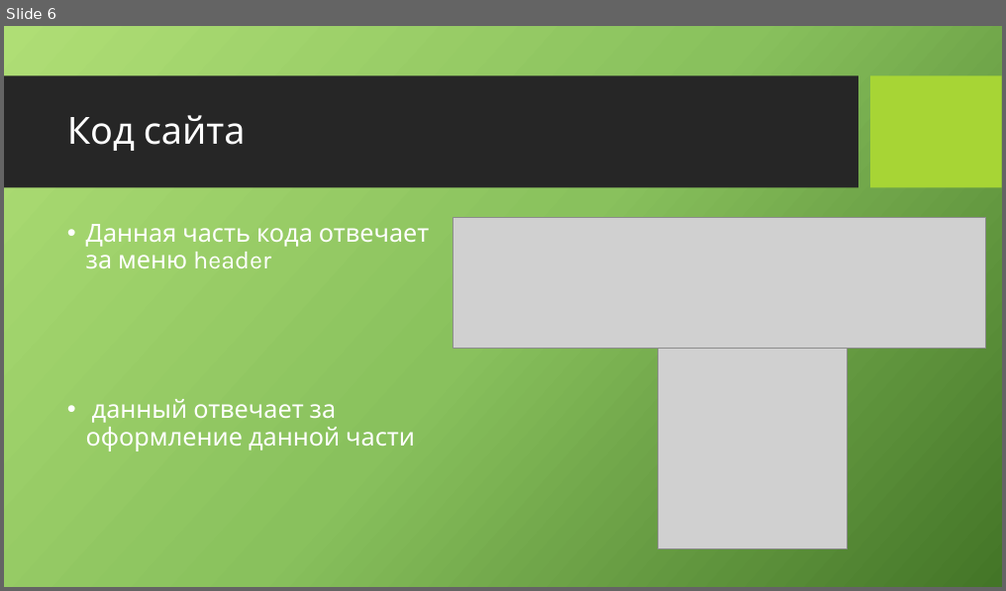
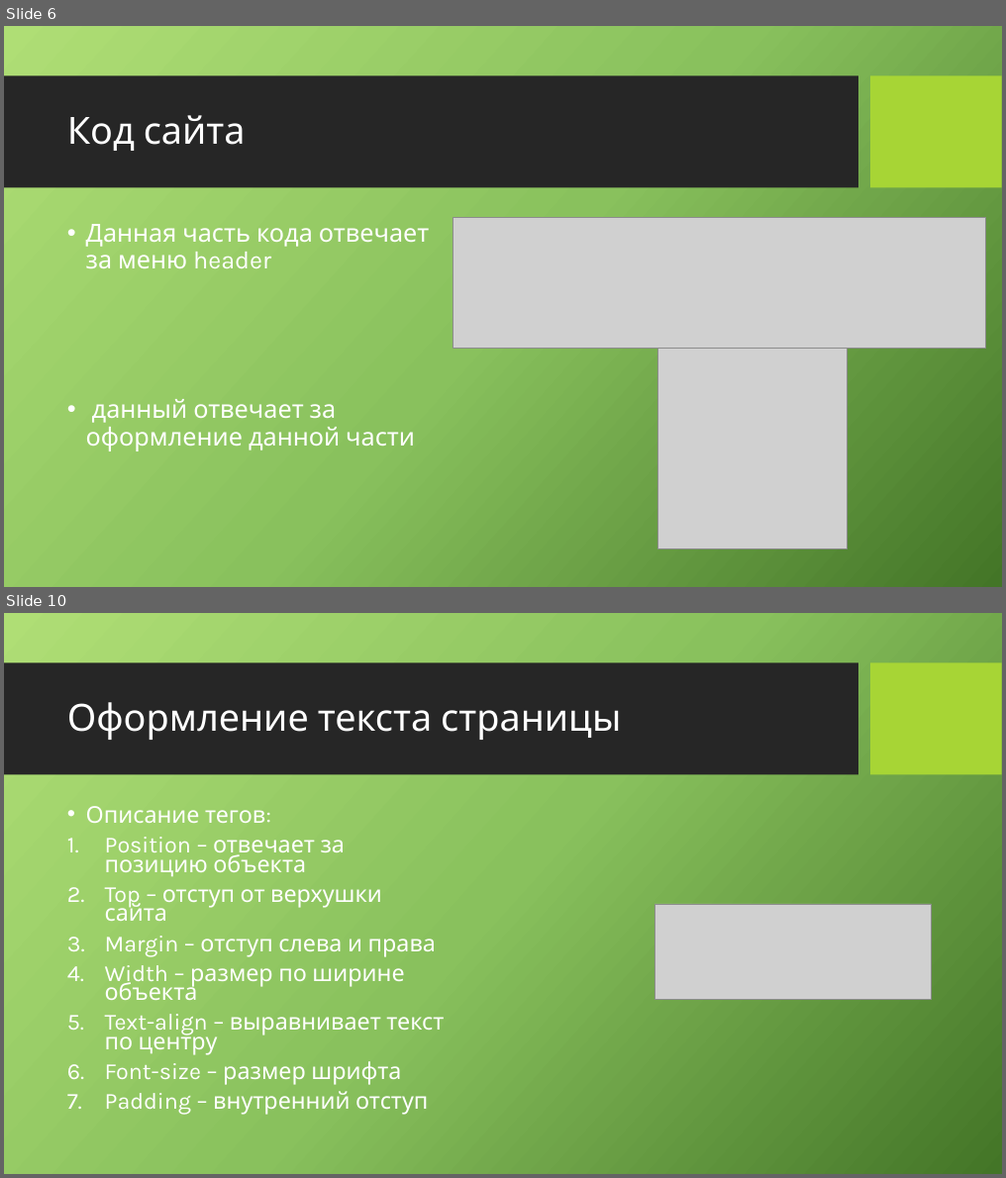
Before and after one commit to CoringPlay/raev-site, a slide deck: Ближе к суте.pptx. Shown one above the other, each under a label of ours: slide 6 before the commit, slides 6 and 10 after it; the slides between them are not shown. The pictures are 1006x591 and 1006x1178 pixels, drawn with LibreOffice and Linux fonts; fonts in the diff are those of the drawing; grey boxes stand for pictures; background and template pictures are left out. Boxes give left, top, right and bottom in pixels: in the first picture for what was removed or moved away, otherwise in the second. Text is boxed around its words. In the diff, an @@ line names an element or a change of style, - is before the commit and + after.

```diff
--- a/Ближе к суте.pptx
+++ b/Ближе к суте.pptx
@@ slide 10 added at (x1=4, y1=613, x2=1002, y2=1174), background picture (left out); not listed: 2 template elements that a slide beside it also shows @@
@@ title added at (x1=67, y1=702, x2=621, y2=740), 36 pt, text #FFFFFF @@
+Оформление текста страницы
@@ text added at (x1=86, y1=806, x2=444, y2=1115), 22.2 pt, text #FFFFFF @@
+• Описание тегов:
+1. Position – отвечает за позицию объекта
+2. Top – отступ от верхушки сайта
+3. Margin – отступ слева и права
+4. Width – размер по ширине объекта
+5. Text-align – выравнивает текст по центру
+6. Font-size – размер шрифта
+7. Padding – внутренний отступ
@@ picture added at (x1=655, y1=904, x2=932, y2=999) @@
```
Also in this commit, not shown: 1 slide changed, 9 other slides added.
